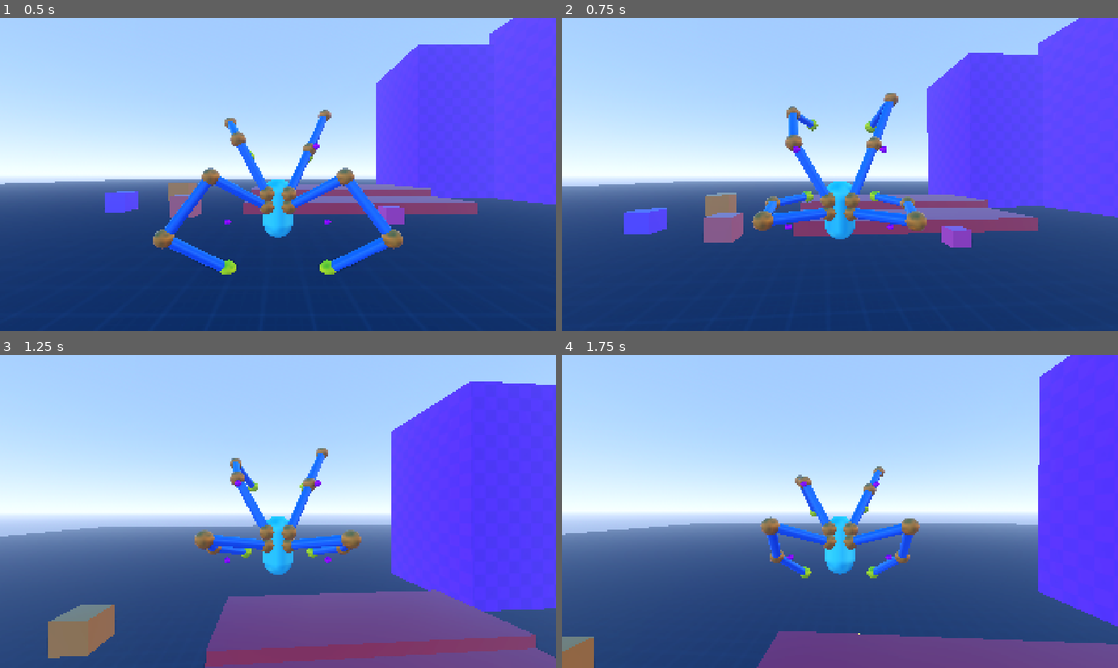
Above: before the commit, frames 1-4 (two rows, left to right).
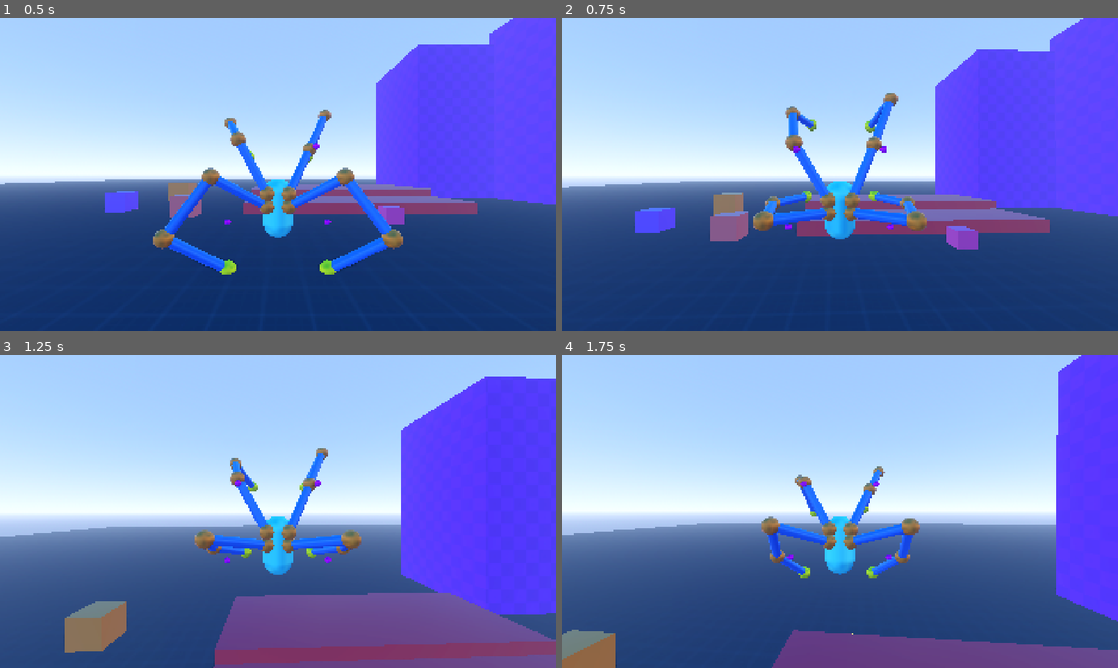
Above: after the commit, the same moments.

Repository: lliamsymonds04/doc-oc
Game: Godot game, scene res://main.tscn
Same seed, same stepped clock (60 frames per second), same inputs: the game is played once before the commit and once after it.
Inputs (mouse positions are in pixels of both pictures, inside the frame that each line leads up to):
- Up to frame 1 (0.5 s): no input
- Up to frame 2 (0.75 s): move the mouse to (867, 174) at 0.52 s; hold W (forward) from 0.53 s (still down); tap Space (jump) at 0.6 s
- Up to frame 3 (1.25 s): keep holding W (forward); tap Space (jump) at 0.77, 1.07 s
- Up to frame 4 (1.75 s): keep holding W (forward); move the mouse to (812, 511) at 1.27 s; tap Space (jump) at 1.35, 1.52 s

Frame 1 is identical in both runs. In frame 2, 2.4% of the frame differs, in the area x 0-100%, y 0-74%; in frame 3, 4.4%, in the area x 1-100%, y 6-100%; in frame 4, 4.2%.

Commit message:
feat: camera can now move freely while idle

Diff:
--- a/systems/player/camera_controller.gd
+++ b/systems/player/camera_controller.gd
@@ -13,6 +13,7 @@
 		rotation_degrees.y -= event.relative.x * sensitivity
 		rotation_degrees.x -= event.relative.y * sensitivity
 		rotation_degrees.x = clampf(rotation_degrees.x, -70, 70)
+		rotation.y = wrapf(rotation.y, -PI, PI)
 
 func get_flat_basis() -> Basis:
 	return Basis(Vector3.UP, global_rotation.y)
--- a/systems/player/states/grounded_state.gd
+++ b/systems/player/states/grounded_state.gd
@@ -5,11 +5,15 @@
 const WALK_TILT_X := deg_to_rad(10)
 const WALK_TILT_Z := deg_to_rad(10)
 const TILT_SPEED := 1.0
+const ALIGN_ANGLE := deg_to_rad(1.0)
+const DISALIGN_ANGLE := deg_to_rad(2.0)
+const CAMERA_RETURN_SPEED := 4.0
 
 var grounded_debounce := 0.0
 var is_holding_jump := false
 var jump_hold_time := 0.0
 var body_y_offset := 0.0
+var is_camera_aligned := false
 
 func enter() -> void:
 	var p := player
@@ -18,6 +22,7 @@
 	jump_hold_time = 0.0
 	is_holding_jump = false
 	body_y_offset = (p.min_y_offset + p.max_y_offset) / 2.0
+	is_camera_aligned = absf(p.camera_controller.rotation.y) <= ALIGN_ANGLE
 
 	for mount in p.leg_mounts:
 		mount.set_apply_floor(true)
@@ -35,9 +40,6 @@
 func physics_update(dt: float) -> void:
 	var p := player
 
-	p.rotation.y = p.camera_controller.global_rotation.y
-	p.camera_controller.rotation.y = 0
-
 	if not p.is_on_floor():
 		p.velocity += p.get_gravity() * dt
 
@@ -50,6 +52,8 @@
 		p.velocity.x = move_toward(p.velocity.x, 0, p.speed * dt)
 		p.velocity.z = move_toward(p.velocity.z, 0, p.speed * dt)
 
+	_update_camera_alignment(dt, direction.length_squared() > 0.0)
+
 	_update_tilt(dt)
 
 	_update_legs(dt)
@@ -73,6 +77,26 @@
 		_calculate_y_body_offset()
 
 	_update_body_y_offset(dt)
+	_handle_jump(direction)
+
+
+func _update_camera_alignment(dt: float, is_moving: bool) -> void:
+	var p := player
+
+	if is_moving:
+		if is_camera_aligned:
+			p.rotation.y = p.camera_controller.global_rotation.y
+			p.camera_controller.rotation.y = 0
+		else:
+			p.camera_controller.rotation.y = lerp_angle(p.camera_controller.rotation.y, 0.0, dt * CAMERA_RETURN_SPEED)
+			if absf(p.camera_controller.rotation.y) <= ALIGN_ANGLE:
+				is_camera_aligned = true
+	elif absf(p.camera_controller.rotation.y) >= DISALIGN_ANGLE:
+		is_camera_aligned = false
+
+
+func _handle_jump(direction: Vector3):
+	var p := player
 
 	if Input.is_action_just_pressed("jump"):
 		is_holding_jump = true
